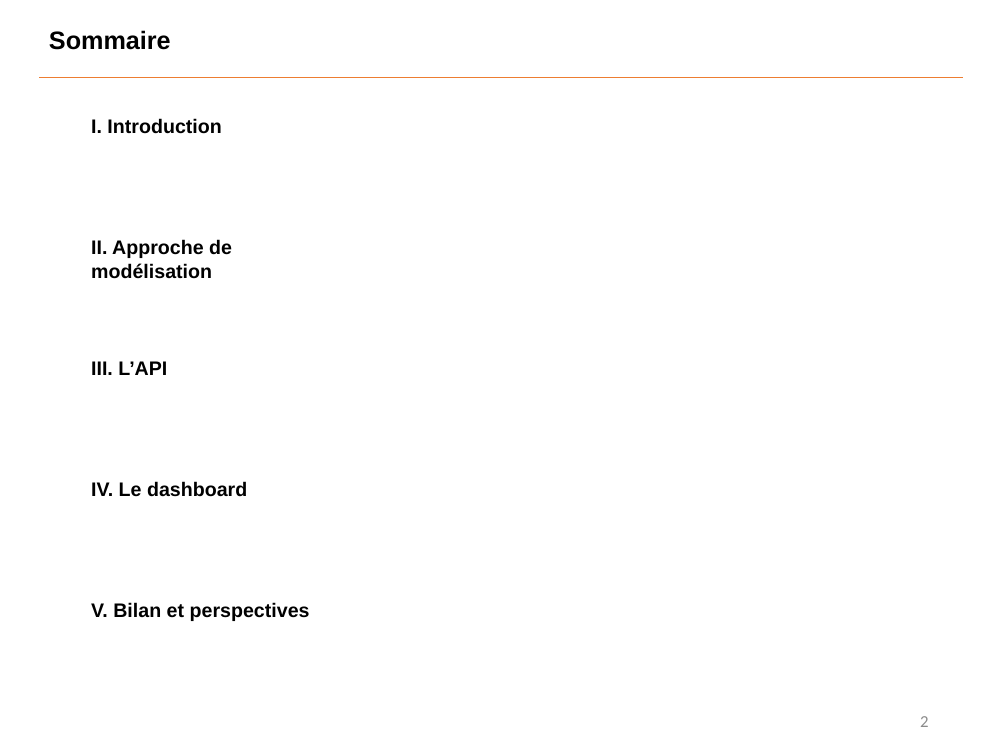
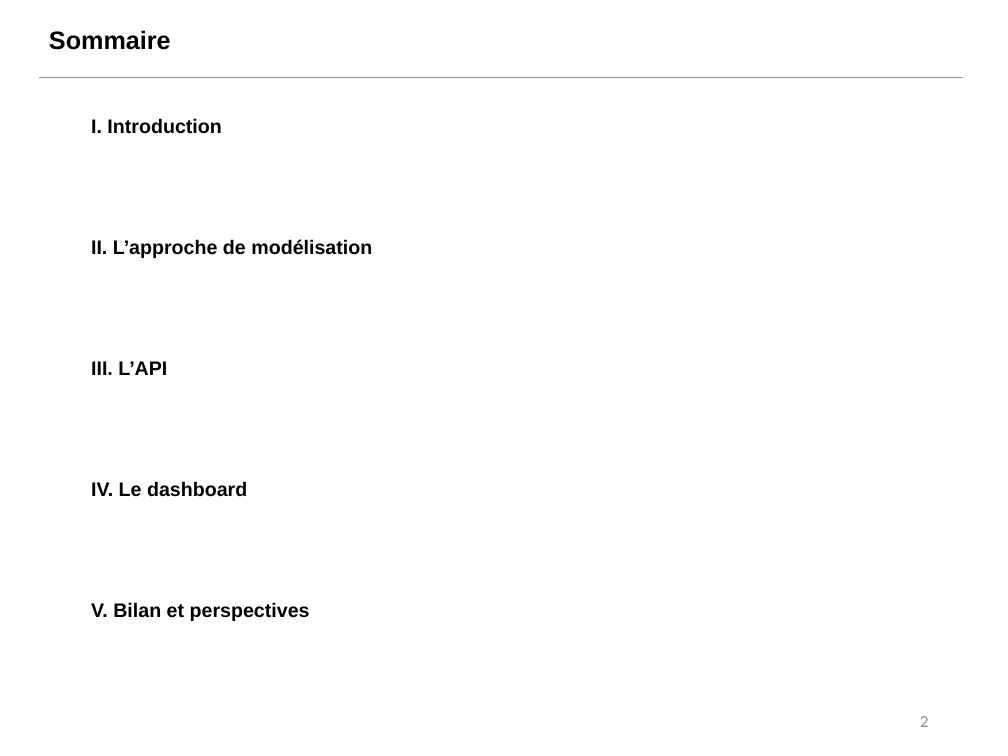
Before and after one commit to Benoit-78/P7_credit_loan_scoring_model, a slide deck: slide 2 of soutenance/P7_soutenance.pptx. Drawn at 1008x756 pixels with LibreOffice and Linux fonts; fonts in the diff are those of the drawing. Boxes give left, top, right and bottom in pixels: in the first picture for what was removed or moved away, otherwise in the second. Text is boxed around its words. In the diff, an @@ line names an element or a change of style, - is before the commit and + after.

```diff
--- a/soutenance/P7_soutenance.pptx
+++ b/soutenance/P7_soutenance.pptx
@@ text at (91, 239, 372, 258): text changed @@
-II. Approche de modélisation
+II. L’approche de modélisation
```
Also in this commit, not shown: 10 other slides changed, 1 slide added, 2 other files.
